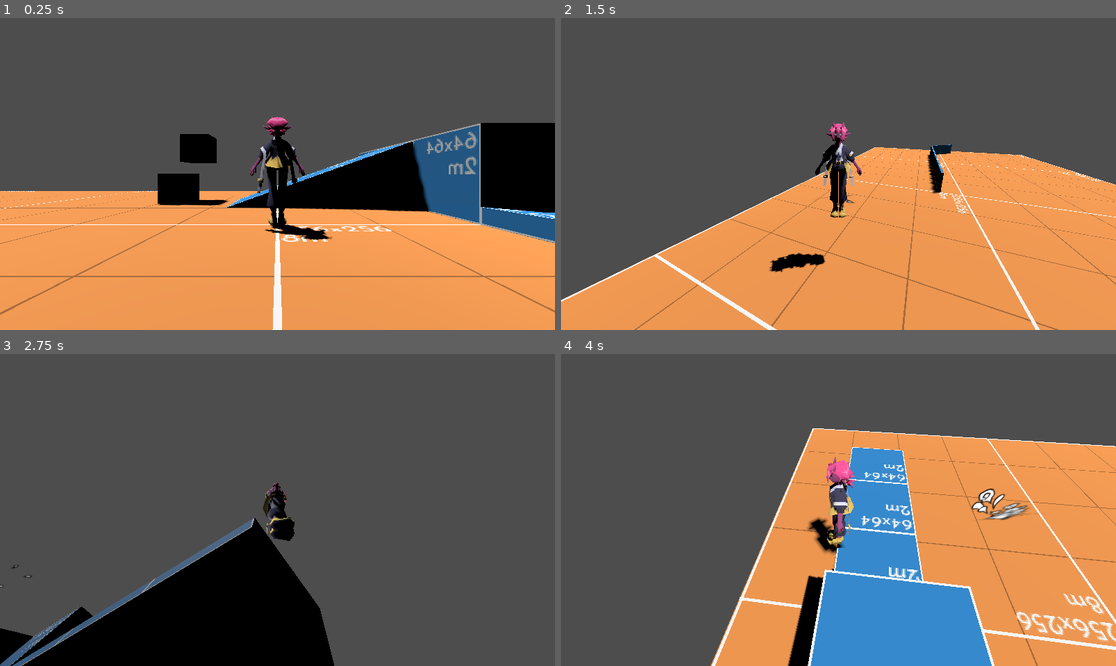
Above: before the commit, frames 1-4 (two rows, left to right).
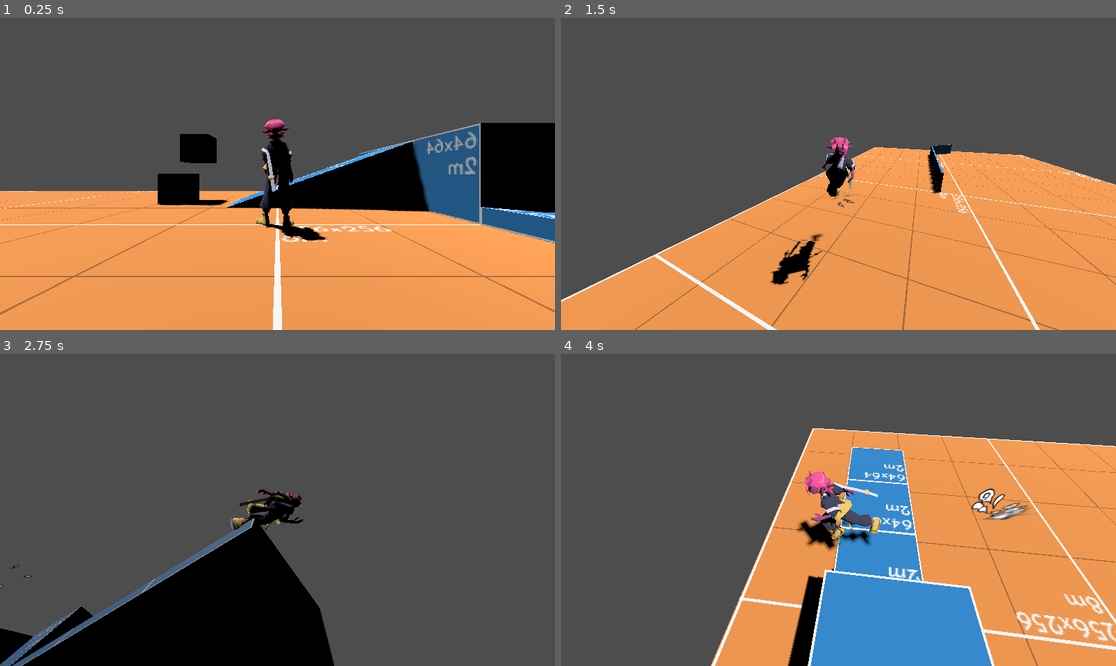
Above: after the commit, the same moments.

Repository: skarik/dioptra-level-editor
Game: Godot game, scene res://Test1-Camera/test1-camera-movement.tscn
Two runs of this game, one before a commit and one after it. Both use one fixed random seed, a clock stepped at 60 frames per second and the inputs below.
Inputs (mouse positions are in pixels of both pictures, inside the frame that each line leads up to):
- Up to frame 1 (0.25 s): no input
- Up to frame 2 (1.5 s): move the mouse to (960, 158) at 0.52 s; hold D (move_right) 0.53-1.28 s; tap Shift (action_sprint) at 0.6, 1.35 s; tap Space (action_jump) at 0.77 s; move the mouse to (727, 189) at 1.27 s; hold S (move_back) from 1.28 s (still down)
- Up to frame 3 (2.75 s): tap Space (action_jump) at 1.52 s; move the mouse to (333, 441) at 2.02 s; release S (move_back) at 2.03 s; hold D (move_right) from 2.03 s (still down); tap Shift (action_sprint) at 2.1 s
- Up to frame 4 (4 s): move the mouse to (810, 572) at 2.77 s; release D (move_right) at 2.78 s; hold W (move_forward) 2.78-3.53 s; tap Shift (action_sprint) at 2.85, 3.6 s; tap Space (action_jump) at 3.02, 3.77 s; move the mouse to (1005, 556) at 3.52 s; hold A (move_left) from 3.53 s (still down)

The runs differ from the first frame. In frame 1, 1.3% of the frame differs, in the area x 45-60%, y 31-72%; in frame 2, 1.6%; in frame 3, 1.0%; in frame 4, 2.1%, in the area x 42-58%, y 32-65%.

Commit message:
animation!

Diff:
--- a/Test1-Camera/Proto_PlayerTest.gd
+++ b/Test1-Camera/Proto_PlayerTest.gd
@@ -75,7 +75,7 @@
 
 func _ready() -> void:
 	mCamera = get_node("Camera3D") as Camera3D;
-	mModelNode = get_node("alana lowpoly") as PlayerTest8ModelObject;
+	mModelNode = get_node("CharacterModel") as PlayerTest8ModelObject;
 	assert(mCamera != null);
 	assert(mModelNode != null);
 
@@ -214,6 +214,21 @@
 	mStablizerOffsetCamera = mStablizerOffsetCamera.lerp(Vector3.ZERO, smoothWeight0);
 	mStablizerOffsetModel = mStablizerOffsetModel.lerp(Vector3.ZERO, smoothWeight1);
 	mStabilizerRotateCamera = mStabilizerRotateCamera.lerp(Vector4.ZERO, smoothWeight2);
+
+	# Animations
+	var animationPlayer = mModelNode.get_node("AnimationPlayer") as AnimationPlayer;
+
+	if mGrinding:
+		animationPlayer.play("anim test 2/Railride");
+	else:
+		if (mFlatMotion.length_squared() > 0.01):
+			if mOnGround:
+				animationPlayer.play("anim test 2/Run1", -1, 1.5);
+			else:
+				animationPlayer.play("anim test 2/Run1", 0.5, 0.0);
+		else:
+			animationPlayer.play("anim test 2/Idle 1");
+
 
 	return
 
--- a/Test1-Camera/test1-camera-movement.tscn
+++ b/Test1-Camera/test1-camera-movement.tscn
@@ -1,11 +1,12 @@
-[gd_scene load_steps=15 format=3 uid="uid://cr4373pn4yj0f"]
+[gd_scene load_steps=16 format=3 uid="uid://cr4373pn4yj0f"]
 
 [ext_resource type="Script" uid="uid://ch4mqmu0xnvrw" path="res://Test1-Camera/Proto_PlayerTest.gd" id="1_0a2rw"]
 [ext_resource type="Material" uid="uid://bfnku5ov610sb" path="res://asset/dev/devmat256x256.tres" id="1_msbi2"]
 [ext_resource type="Texture2D" uid="uid://dgcndo07si00m" path="res://asset/dev/devtex64x64c.png" id="2_msbi2"]
 [ext_resource type="PackedScene" uid="uid://brqwtcim30lp2" path="res://Test1-Camera/test1-visdev.tscn" id="2_uxxvx"]
+[ext_resource type="PackedScene" uid="uid://difrrmau7asa4" path="res://Test3-SkinnedMesh/alana_lowpoly_skinned.tscn" id="3_d3djr"]
 [ext_resource type="PackedScene" uid="uid://btsucy2fb4vxr" path="res://Test3-SkinnedMesh/alana_lowpoly.tscn" id="5_anoq4"]
-[ext_resource type="Script" uid="uid://c0r5rt7sfmcj1" path="res://Test1-Camera/player_test8_model_obj.gd" id="6_aoo21"]
+[ext_resource type="Script" uid="uid://c0r5rt7sfmcj1" path="res://Test1-Camera/test-scripts/player_test8_model_obj.gd" id="6_aoo21"]
 [ext_resource type="Script" uid="uid://bs5vuriffbx30" path="res://addons/dioptra/node-types/DP_PathNode.gd" id="7_0a2rw"]
 
 [sub_resource type="CapsuleMesh" id="CapsuleMesh_xcxw5"]
@@ -39,8 +40,13 @@
 script = ExtResource("1_0a2rw")
 mAssetJuice = ExtResource("2_uxxvx")
 
+[node name="CharacterModel" parent="PlayerTest" instance=ExtResource("3_d3djr")]
+transform = Transform3D(-4.37114e-08, 0, 1, 0, 1, 0, -1, 0, -4.37114e-08, 0, 0, 0)
+script = ExtResource("6_aoo21")
+
 [node name="alana lowpoly" parent="PlayerTest" instance=ExtResource("5_anoq4")]
 transform = Transform3D(1.31134e-07, 0, 1, 0, 1, 0, -1, 0, 1.31134e-07, 0, 0, 0)
+visible = false
 script = ExtResource("6_aoo21")
 
 [node name="PlayerModel" type="MeshInstance3D" parent="PlayerTest"]
--- /dev/null
+++ b/Test3-SkinnedMesh/alana_lowpoly_skinned.tscn
@@ -0,0 +1,38 @@
+[gd_scene load_steps=3 format=3 uid="uid://difrrmau7asa4"]
+
+[ext_resource type="PackedScene" uid="uid://4pe5iqmxlpcn" path="res://asset/alana/alana lowpoly skinned.glb" id="1_jaaar"]
+[ext_resource type="AnimationLibrary" uid="uid://b422s7x8fql03" path="res://asset/tests/anim test 2.glb" id="2_m0ea4"]
+
+[node name="alana lowpoly skinned" instance=ExtResource("1_jaaar")]
+
+[node name="Skeleton3D" parent="." index="0"]
+bones/1/position = Vector3(2.4839e-10, -0.0355896, 0.0060167)
+bones/2/position = Vector3(-0.180537, 0.0161634, 0.00213281)
+bones/2/rotation = Quaternion(0.525188, 0.474349, 0.47678, -0.521394)
+bones/3/rotation = Quaternion(-0.0347061, 0.00575564, -0.0405892, 0.998556)
+bones/4/rotation = Quaternion(0.16351, -0.00146963, -0.0166309, 0.9864)
+bones/5/rotation = Quaternion(-0.00149843, 0.00345969, 0.021513, 0.999761)
+bones/6/rotation = Quaternion(-0.276199, 0.00357735, 0.0416108, 0.960193)
+bones/7/rotation = Quaternion(-0.443498, 0.538657, -0.457172, 0.5515)
+bones/10/rotation = Quaternion(0.143814, -0.00676107, -0.203388, 0.968455)
+bones/11/rotation = Quaternion(-0.222913, -0.0161945, 0.54828, 0.805876)
+bones/12/rotation = Quaternion(0.0817627, -0.0117094, -0.0283722, 0.996179)
+bones/13/rotation = Quaternion(-0.149309, -0.00952051, 0.0283759, 0.988338)
+bones/25/rotation = Quaternion(0.186883, -0.00378596, 0.321399, 0.928312)
+bones/26/rotation = Quaternion(-0.341501, 0.130774, -0.613508, 0.699916)
+bones/27/rotation = Quaternion(0.58371, -0.0972069, -0.0369051, 0.805277)
+bones/28/rotation = Quaternion(-0.20721, 0.0324376, -0.0208763, 0.977536)
+bones/39/rotation = Quaternion(0.989377, -0.0160064, 0.135254, 0.0508229)
+bones/40/rotation = Quaternion(-0.00113487, -0.0306133, -0.000701031, 0.99953)
+bones/41/rotation = Quaternion(0.0449094, -0.698415, -0.0267172, 0.713783)
+bones/42/rotation = Quaternion(-5.47821e-08, 9.02041e-08, -0.705813, 0.708398)
+bones/43/rotation = Quaternion(0.97245, -0.130012, -0.130412, -0.14294)
+bones/44/rotation = Quaternion(-0.143886, 0.0040315, -0.000387937, 0.989586)
+bones/45/rotation = Quaternion(0.0242682, 0.564658, -0.0706369, 0.821939)
+bones/46/rotation = Quaternion(-0.00828744, -0.0180902, 0.722317, 0.691276)
+bones/53/position = Vector3(-2.66454e-15, -1.28412, 1.68801e-09)
+
+[node name="AnimationPlayer" type="AnimationPlayer" parent="." index="1"]
+libraries = {
+&"anim test 2": ExtResource("2_m0ea4")
+}
--- a/Test3-SkinnedMesh/test3-skinnedmesh.tscn
+++ b/Test3-SkinnedMesh/test3-skinnedmesh.tscn
@@ -1,9 +1,10 @@
-[gd_scene load_steps=7 format=3 uid="uid://cjy8tx7xd70c6"]
+[gd_scene load_steps=8 format=3 uid="uid://cjy8tx7xd70c6"]
 
 [ext_resource type="Material" uid="uid://bfnku5ov610sb" path="res://asset/dev/devmat256x256.tres" id="1_paut8"]
 [ext_resource type="PackedScene" uid="uid://bouky3w2pfpus" path="res://Test3-SkinnedMesh/character_lowpoly_v_1.tscn" id="2_j338t"]
 [ext_resource type="PackedScene" uid="uid://btsucy2fb4vxr" path="res://Test3-SkinnedMesh/alana_lowpoly.tscn" id="3_mki5w"]
 [ext_resource type="PackedScene" uid="uid://chxiqhw1cx76t" path="res://asset/tests/anim test 1.glb" id="4_y70f3"]
+[ext_resource type="PackedScene" uid="uid://4pe5iqmxlpcn" path="res://asset/alana/alana lowpoly skinned.glb" id="5_p6rb6"]
 
 [sub_resource type="QuadMesh" id="QuadMesh_j338t"]
 
@@ -35,3 +36,6 @@
 
 [node name="anim test 1" parent="." instance=ExtResource("4_y70f3")]
 transform = Transform3D(0.258819, 0, 0.965926, 0, 1, 0, -0.965926, 0, 0.258819, -3, -0.0407944, 0)
+
+[node name="alana lowpoly skinned" parent="." instance=ExtResource("5_p6rb6")]
+transform = Transform3D(1, 0, 0, 0, 1, 0, 0, 0, 1, -4, 0, -1)
Renamed: Test1-Camera/player_test1_camera.gd -> Test1-Camera/test-scripts/player_test1_camera.gd
Renamed: Test1-Camera/player_test1_camera.gd.uid -> Test1-Camera/test-scripts/player_test1_camera.gd.uid
Renamed: Test1-Camera/player_test2_motion.gd -> Test1-Camera/test-scripts/player_test2_motion.gd
Renamed: Test1-Camera/player_test2_motion.gd.uid -> Test1-Camera/test-scripts/player_test2_motion.gd.uid
Renamed: Test1-Camera/player_test3_motion2.gd -> Test1-Camera/test-scripts/player_test3_motion2.gd
Renamed: Test1-Camera/player_test3_motion2.gd.uid -> Test1-Camera/test-scripts/player_test3_motion2.gd.uid
Renamed: Test1-Camera/player_test4_juice.gd -> Test1-Camera/test-scripts/player_test4_juice.gd
Renamed: Test1-Camera/player_test4_juice.gd.uid -> Test1-Camera/test-scripts/player_test4_juice.gd.uid
Renamed: Test1-Camera/player_test5_motion3.gd -> Test1-Camera/test-scripts/player_test5_motion3.gd
Renamed: Test1-Camera/player_test5_motion3.gd.uid -> Test1-Camera/test-scripts/player_test5_motion3.gd.uid
Renamed: Test1-Camera/player_test6_collision.gd -> Test1-Camera/test-scripts/player_test6_collision.gd
Renamed: Test1-Camera/player_test6_collision.gd.uid -> Test1-Camera/test-scripts/player_test6_collision.gd.uid
(and 14 more such lines)
